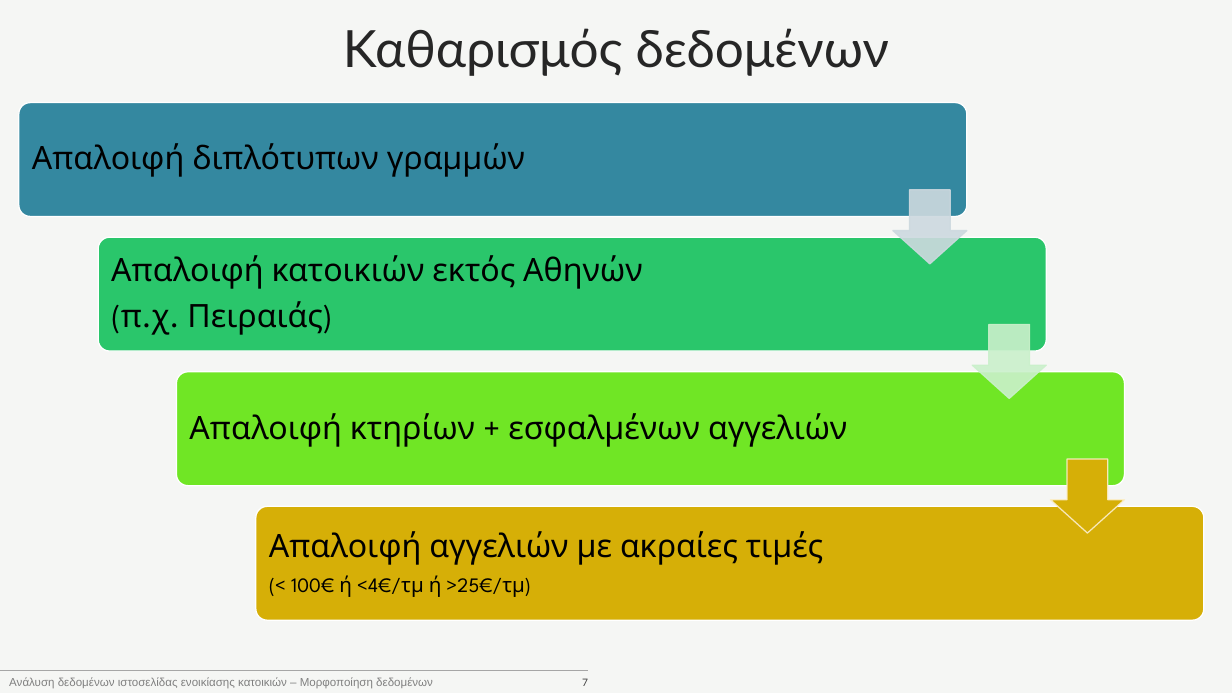
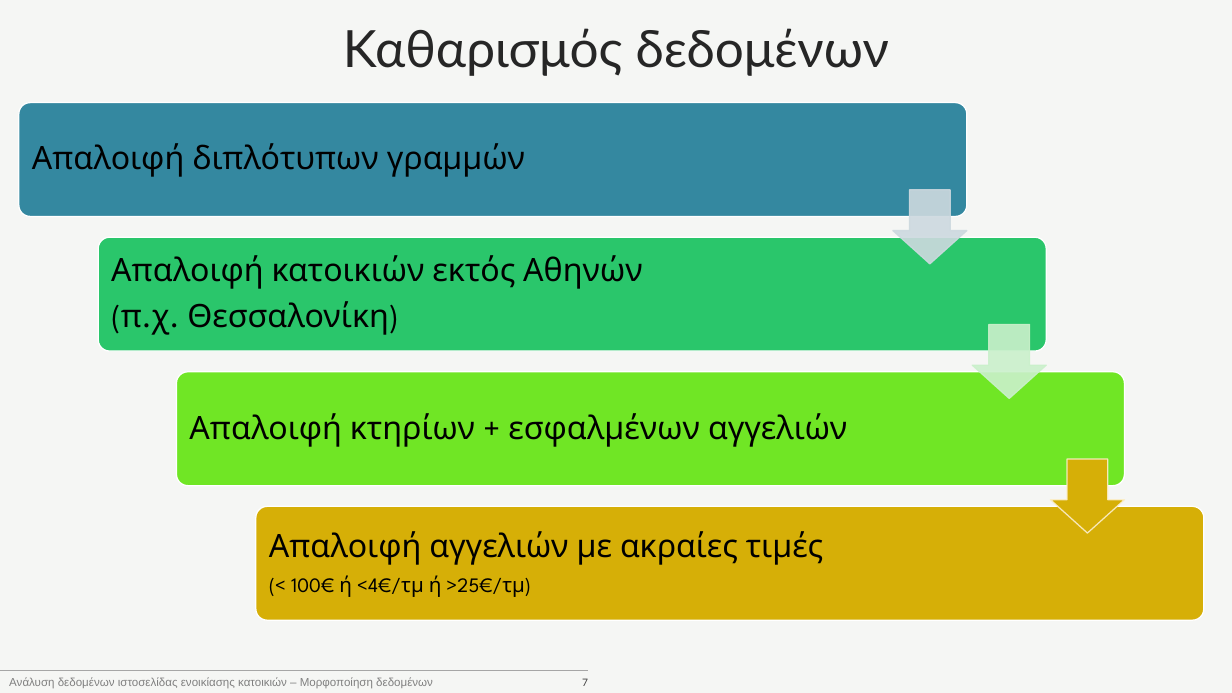
Before and after one commit to GerasimosPanagiotakopoulos/real-estate, a slide deck: slide 7 of presentation.pptx. Drawn at 1232x693 pixels with LibreOffice and Linux fonts; fonts in the diff are those of the drawing. Boxes give left, top, right and bottom in pixels: in the first picture for what was removed or moved away, otherwise in the second. Text is boxed around its words. In the diff, an @@ line names an element or a change of style, - is before the commit and + after.

```diff
--- a/presentation.pptx
+++ b/presentation.pptx
@@ text at box(121, 301, 389, 335): text changed @@
-(π.χ. Πειραιάς)
+(π.χ. Θεσσαλονίκη)
```
Also in this commit, not shown: 3 other slides changed, 2 other files.
